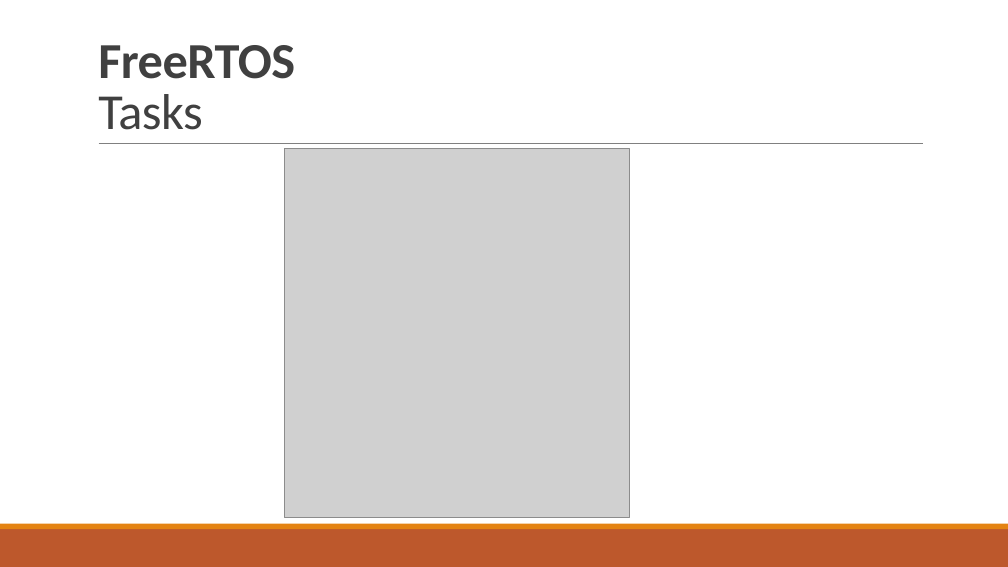
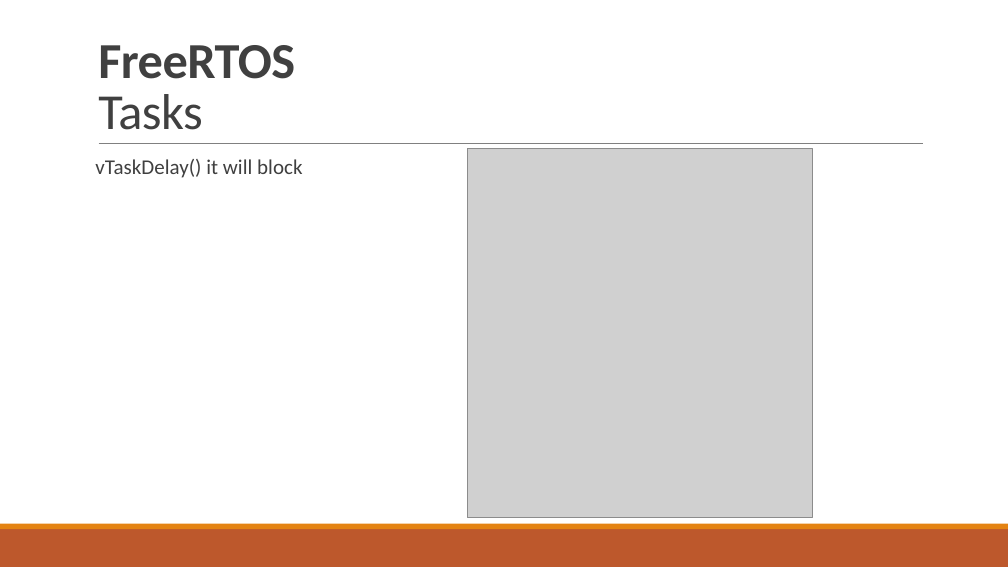
Before and after one commit to tfineich/INTRO_Projekt, a slide deck: slide 15 of Recap_SW5_Ineichen_Stecher.pptx. Drawn at 1008x567 pixels with LibreOffice and Linux fonts; fonts in the diff are those of the drawing; grey boxes stand for pictures. Boxes give left, top, right and bottom in pixels: in the first picture for what was removed or moved away, otherwise in the second. Text is boxed around its words. In the diff, an @@ line names an element or a change of style, - is before the commit and + after.

```diff
--- a/Recap_SW5_Ineichen_Stecher.pptx
+++ b/Recap_SW5_Ineichen_Stecher.pptx
@@ picture: place and size @@
-picture at [284, 148, 629, 518]
+picture at [467, 148, 812, 518]
@@ text added at [95, 159, 302, 178], 20 pt, text #404040 @@
+vTaskDelay() it will block
```
Also in this commit, not shown: 1 other slide changed, 3 slides added.
